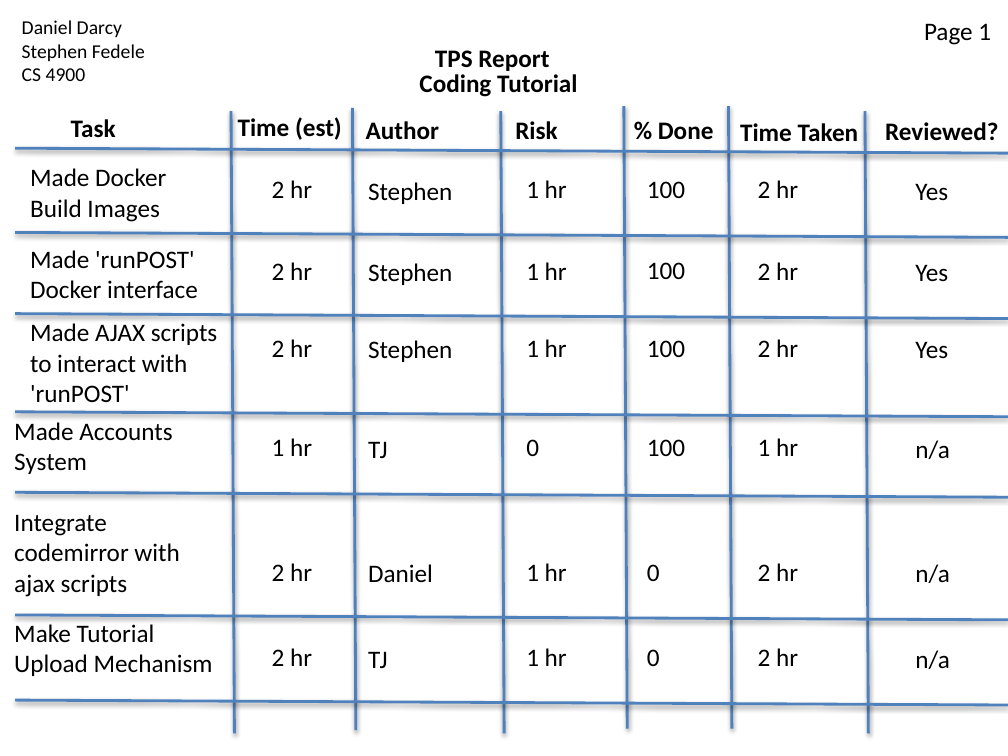
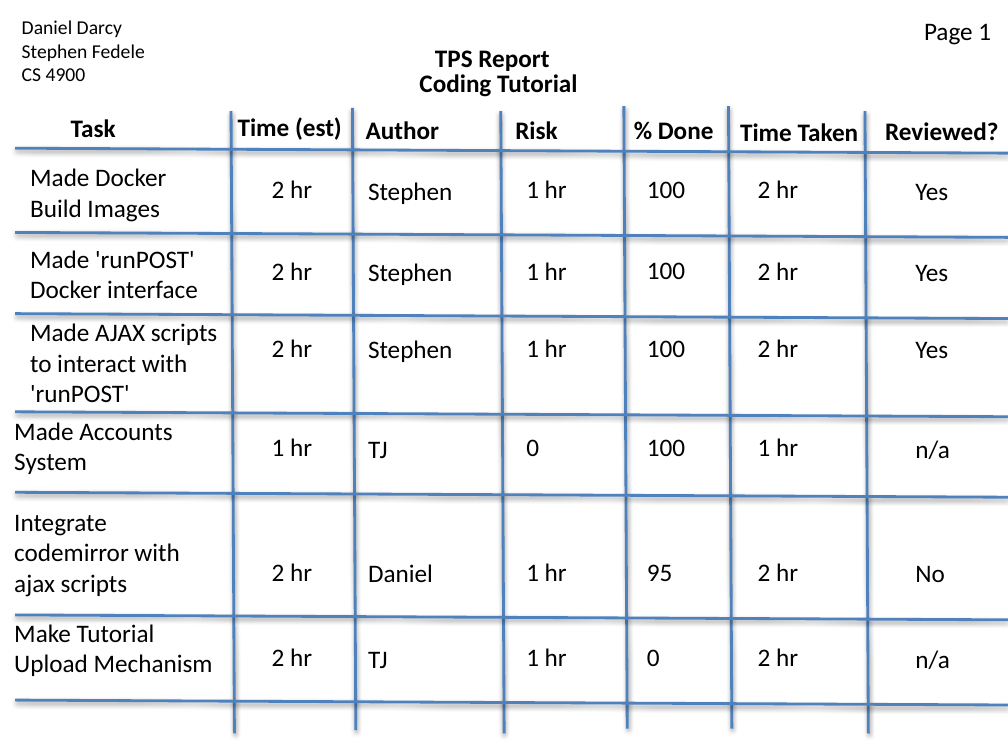
Before and after one commit to strangeprogrammer/CodeTutorials, a slide deck: slide 3 of TPS_Stories.pptx. Drawn at 1008x756 pixels with LibreOffice and Linux fonts; fonts in the diff are those of the drawing. Boxes give left, top, right and bottom in pixels: in the first picture for what was removed or moved away, otherwise in the second. Text is boxed around its words. In the diff, an @@ line names an element or a change of style, - is before the commit and + after.

```diff
--- a/TPS_Stories.pptx
+++ b/TPS_Stories.pptx
@@ text at (647,564,673,581): text changed @@
-0
+95
@@ text at (915,565,945,582): text changed @@
-n/a
+No
```
Also in this commit, not shown: 2 other files.
